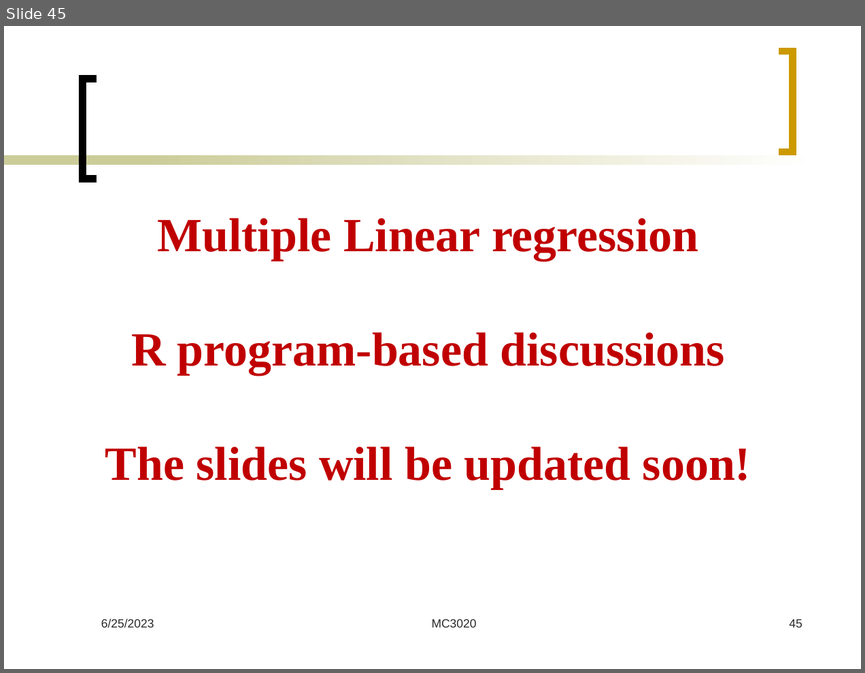
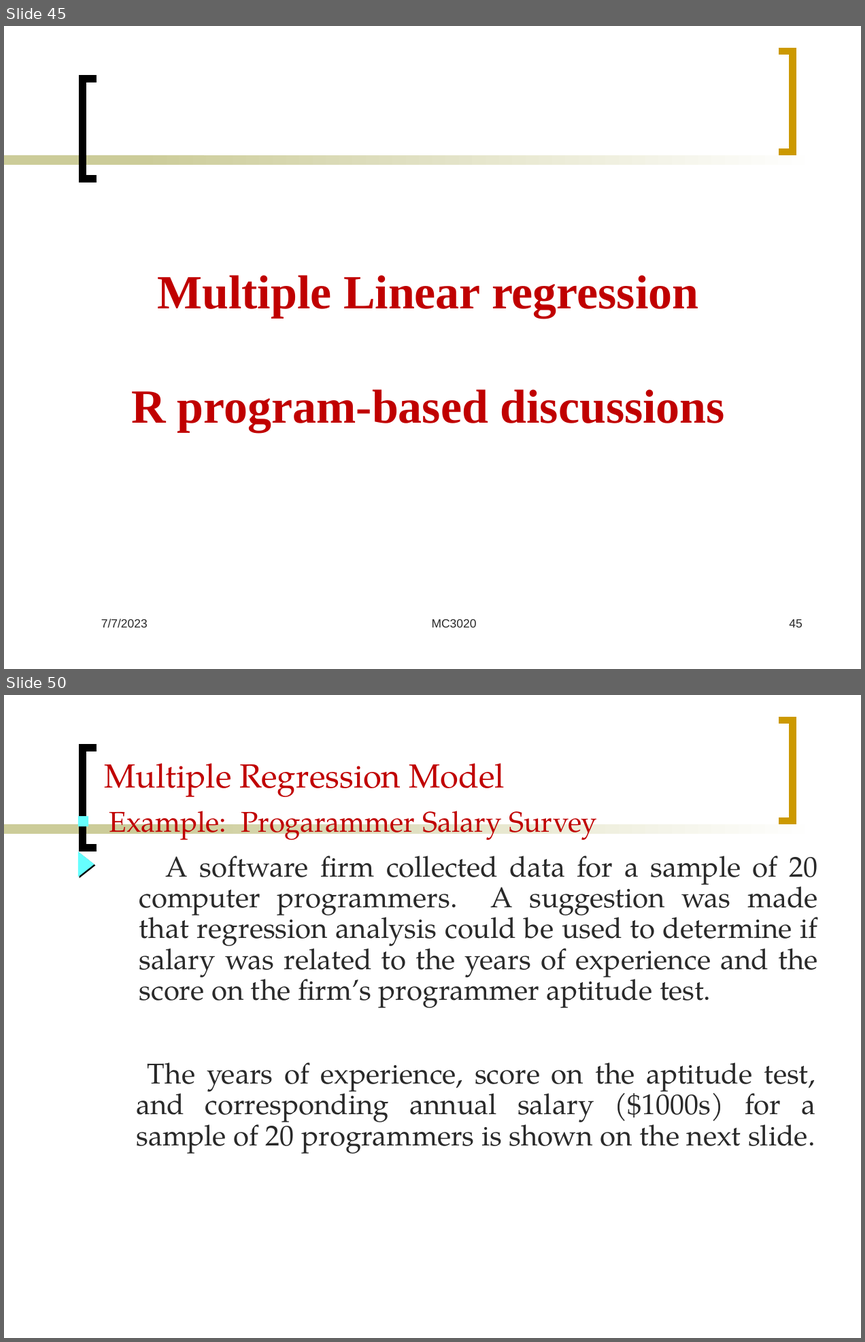
Before and after one commit to Mayooran1987/MC3020, a slide deck: Lect_6.pptx. Shown one above the other, each under a label of ours: slide 45 before the commit, slides 45 and 50 after it; the slides between them are not shown. The pictures are 865x673 and 865x1342 pixels, drawn with LibreOffice and Linux fonts; fonts in the diff are those of the drawing. Boxes give left, top, right and bottom in pixels: in the first picture for what was removed or moved away, otherwise in the second. Text is boxed around its words. In the diff, an @@ line names an element or a change of style, - is before the commit and + after.

```diff
--- a/Lect_6.pptx
+++ b/Lect_6.pptx
@@ slide 50 added at [4, 695, 861, 1338], background #FFFFFF; not listed: 4 template elements that a slide beside it also shows @@
@@ text added at [104, 763, 505, 797], 28 pt, text #C00000 @@
+Multiple Regression Model
@@ text added at [109, 811, 597, 840], 24 pt, text #C00000 @@
+■ Example: Progarammer Salary Survey
@@ triangle added at [79, 853, 93, 876], fill #66FFFF, outline #66FFFF 1 pt @@
@@ text added at [139, 855, 818, 1008], 24 pt, text #292929 @@
+A software firm collected data for a sample of 20 computer programmers. A suggestion was made that regression analysis could be used to determine if salary was related to the years of experience and the score on the firm’s programmer aptitude test.
@@ text added at [136, 1062, 815, 1153], 24 pt, text #292929 @@
+The years of experience, score on the aptitude test, and corresponding annual salary ($1000s) for a sample of 20 programmers is shown on the next slide.
@@ slide 45 changed as well @@
@@ title at [131, 275, 725, 432]: text changed @@
-Multiple Linear regression
-R program-based discussions
-The slides will be updated soon!
+Multiple Linear regression
+R program-based discussions
@@ text at [101, 618, 147, 627]: text changed @@
-6/25/2023
+7/7/2023
```
Also in this commit, not shown: 44 other slides changed, 37 other slides added.
